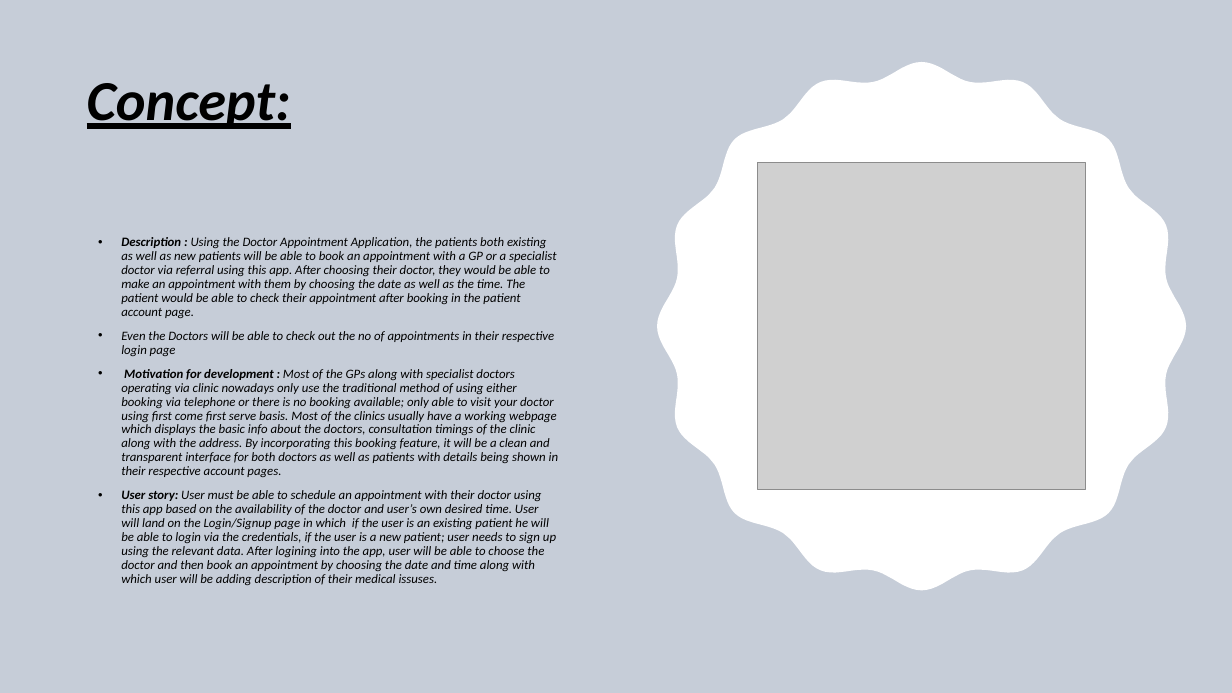
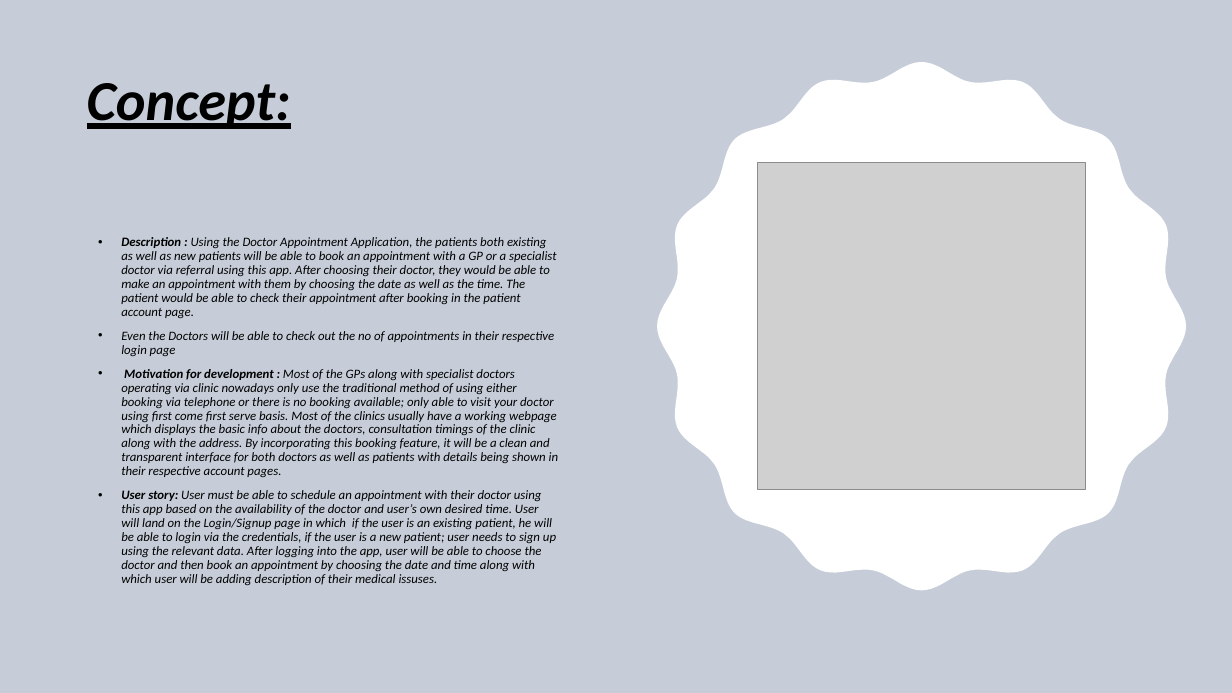
Before and after one commit to SanjeevKumar-DEV/Doctor-Appointment, a slide deck: slide 3 of project-documents/Docto_ Appointment.pptx. Drawn at 1232x693 pixels with LibreOffice and Linux fonts; fonts in the diff are those of the drawing; grey boxes stand for pictures. Boxes give left, top, right and bottom in pixels: in the first picture for what was removed or moved away, otherwise in the second. Text is boxed around its words. In the diff, an @@ line names an element or a change of style, - is before the commit and + after.

Commit message:
Final PPT update

```diff
--- a/project-documents/Docto_ Appointment.pptx
+++ b/project-documents/Docto_ Appointment.pptx
@@ text at (121, 490, 556, 585): text changed @@
-• User story: User must be able to schedule an appointment with their doctor using this app based on the availability of the doctor and user’s own desired time. User will land on the Login/Signup page in which if the user is an existing patient he will be able to login via the credentials, if the user is a new patient; user needs to sign up using the relevant data. After logining into the app, user will be able to choose the doctor and then book an appointment by choosing the date and time along with which user will be adding description of their medical issuses.
+• User story: User must be able to schedule an appointment with their doctor using this app based on the availability of the doctor and user’s own desired time. User will land on the Login/Signup page in which if the user is an existing patient, he will be able to login via the credentials, if the user is a new patient; user needs to sign up using the relevant data. After logging into the app, user will be able to choose the doctor and then book an appointment by choosing the date and time along with which user will be adding description of their medical issuses.
```
Also in this commit, not shown: 1 other slide changed.
